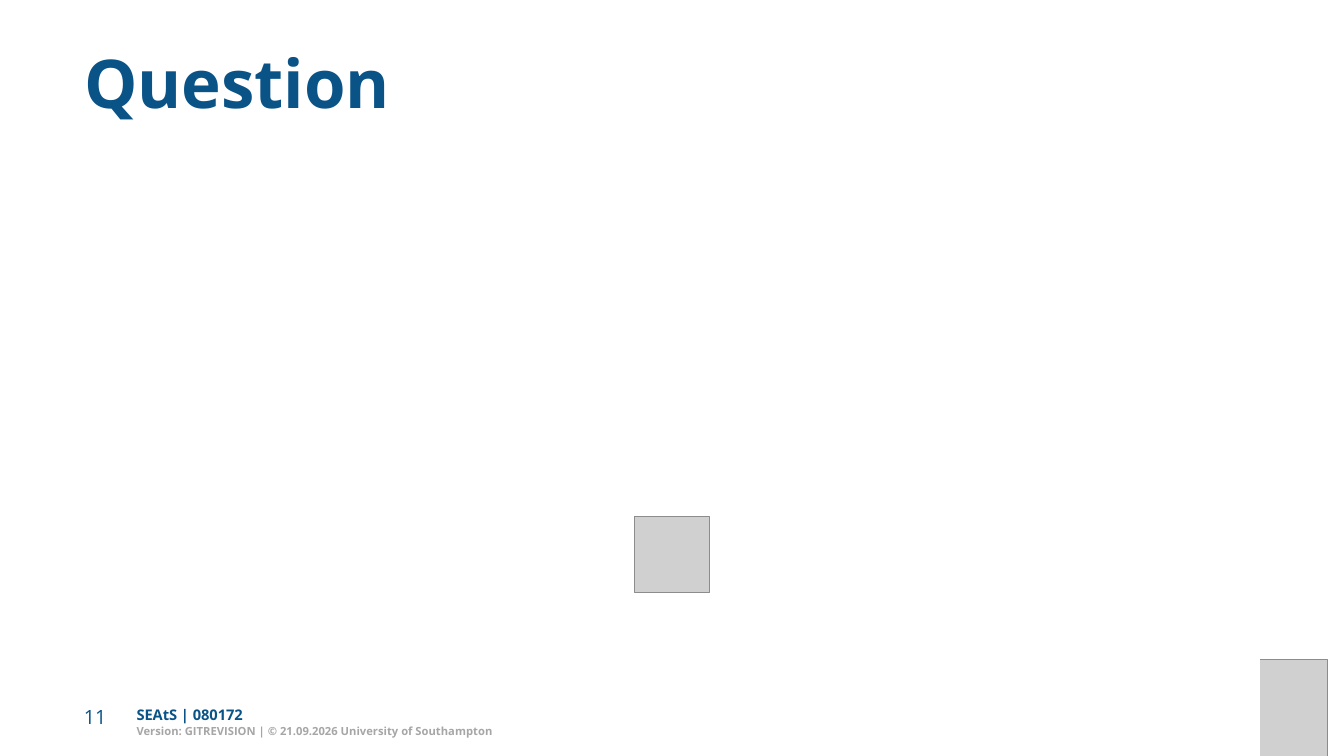
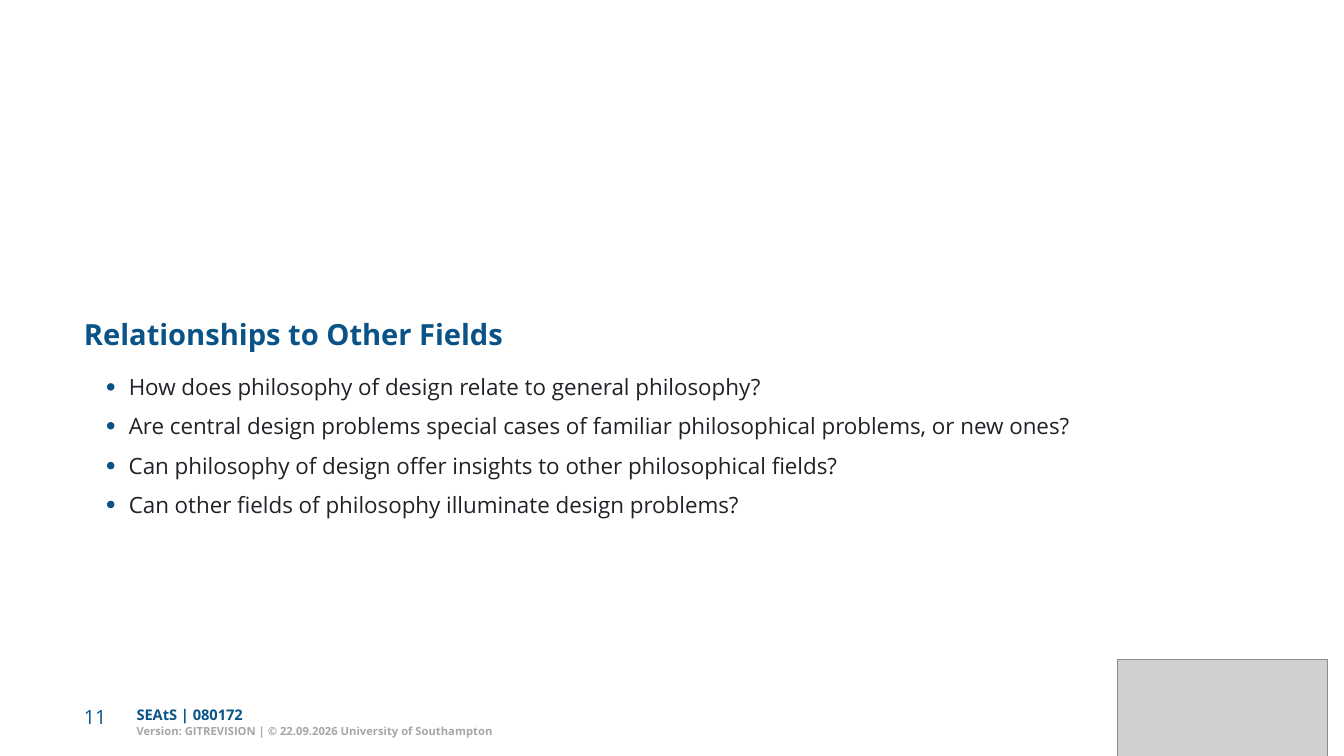
Before and after one commit to Dr-AlHashimy/Module_AICE2005_2627, a slide deck: slide 11 of html/COMP-_L1.2_Lecture.pptx. Drawn at 1344x756 pixels with LibreOffice and Linux fonts; fonts in the diff are those of the drawing; grey boxes stand for pictures. Boxes give left, top, right and bottom in pixels: in the first picture for what was removed or moved away, otherwise in the second. Text is boxed around its words. In the diff, an @@ line names an element or a change of style, - is before the commit and + after.

```diff
--- a/html/COMP-_L1.2_Lecture.pptx
+++ b/html/COMP-_L1.2_Lecture.pptx
@@ text removed at (84,57,390,120) @@
-Question
@@ freeform shape removed at (84,152,1260,756) @@
@@ text added at (84,323,503,352), 20.8 pt, text #0A5387, bold @@
+Relationships to Other Fields
@@ freeform shape added at (107,383,114,390), fill #0A5387 @@
@@ text added at (129,378,760,401), 16 pt, text #1F2328 @@
+How does philosophy of design relate to general philosophy?
@@ text added at (129,417,1069,439), 16 pt, text #1F2328 @@
+Are central design problems special cases of familiar philosophical problems, or new ones?
@@ freeform shape added at (107,422,114,430), fill #0A5387 @@
@@ freeform shape added at (107,462,114,469), fill #0A5387 @@
@@ text added at (129,457,837,479), 16 pt, text #1F2328 @@
+Can philosophy of design oﬀer insights to other philosophical ﬁelds?
@@ freeform shape added at (107,501,114,508), fill #0A5387 @@
@@ text added at (129,496,739,518), 16 pt, text #1F2328 @@
+Can other ﬁelds of philosophy illuminate design problems?
@@ picture removed at (634,516,710,592) @@
```
Also in this commit, not shown: 2 other slides changed, 14 slides added, 20 slides removed, 5 other files.
